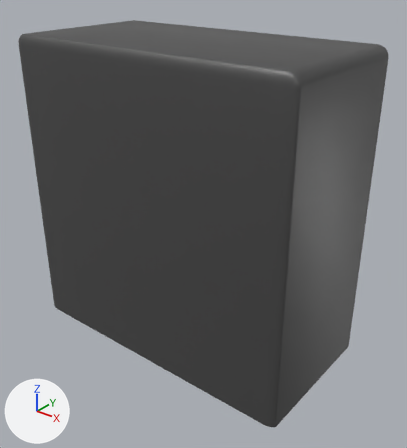
What one commit did to the Blender file muelltrenner-model.blend.
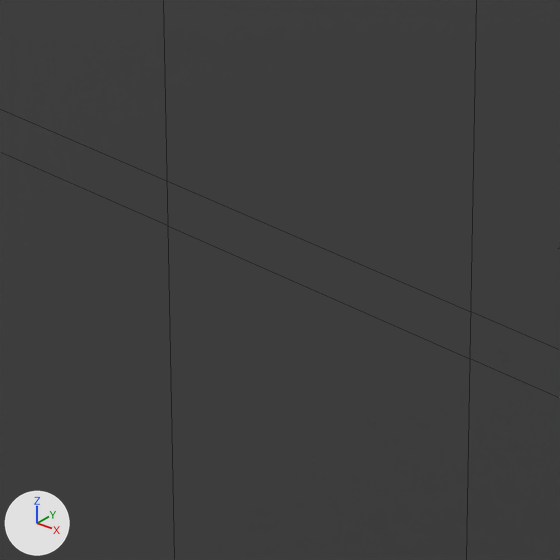
Old and new are each drawn whole from a 50 mm camera at (0.872, -1.044, 0.983) aimed at (0.041, -0.004, 0.339) and again close up on the part from 39% to 58% of the width and 57% to 74% of the height. Arrows for +X, +Y and +Z are at lower left; the lights stay in place. The close-ups show mesh edges as thin lines.

Script lines for the objects in view, before the commit:
```python
me_cube_002 = bpy.data.meshes.new('Cube.002')
me_cube_002.from_pydata(...)  # 422 vertices, 366 faces; spans x -1.0..1.0, y -1.0..1.0, z -1.0..1.0
me_cube_002.polygons.foreach_set('use_smooth', [True] * 366)
me_cube_002.materials.append(mat_material_002)  # dark grey #616161
ob_housing = bpy.data.objects.new('Housing', me_cube_002)
ob_housing.location = (0.0, 0.0, 0.4)
ob_housing.scale = (0.4, 0.2, 0.4)
```
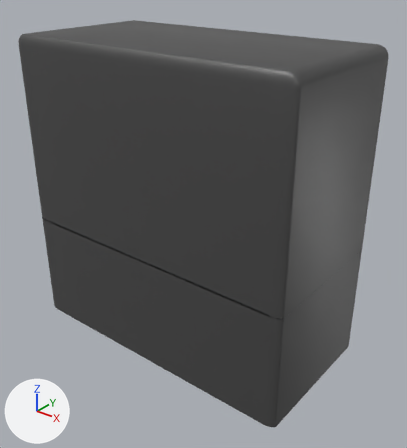
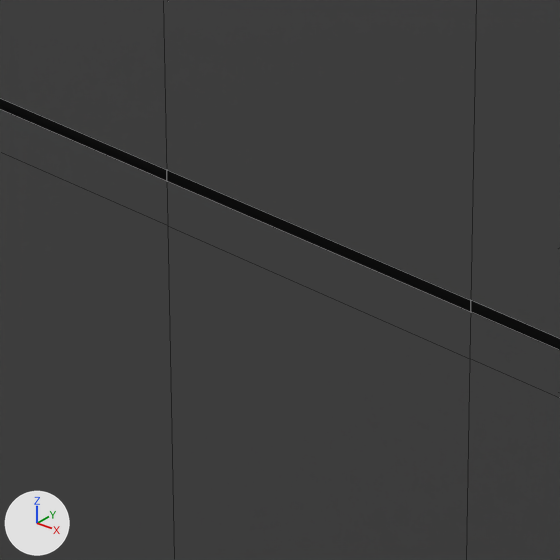
Pixel boxes (x1, y1, x2, y2) of what changed, in the close-ups (560 x 560 px):
'Housing', modifiers changed
    both: (0, 0, 560, 560)

The change, as a diff of the scene's bpy script:
```diff
--- a/muelltrenner-model.blend.py
+++ b/muelltrenner-model.blend.py
@@ ob_housing @@
 ob_housing.scale = (0.4, 0.2, 0.4)
+_m = ob_housing.modifiers.new('Solidify', 'SOLIDIFY')
```
